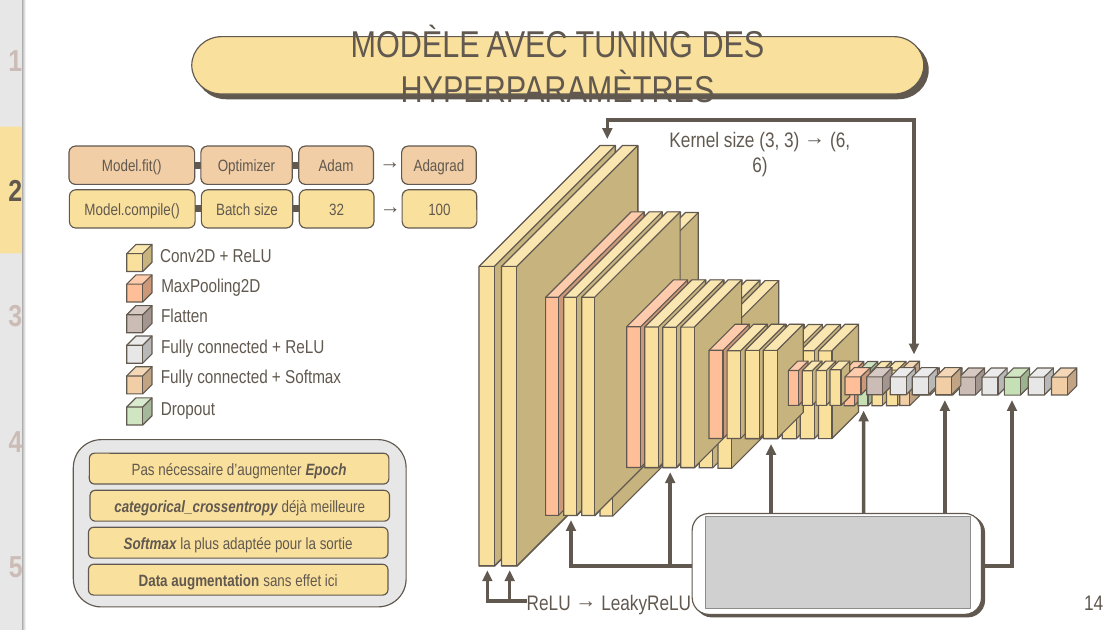
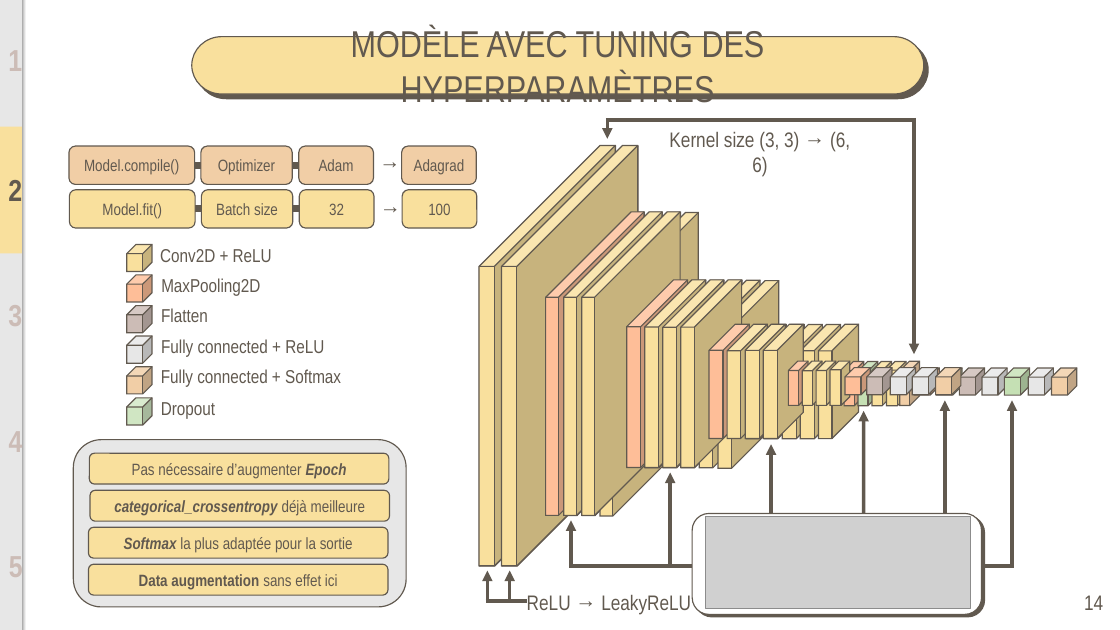
Before and after one commit to BiGHeaDMaX/Identifier-Races-Chiens-avec-TensorFlow, a slide deck: slide 14 of 05 - Présentation.pptx. Drawn at 1120x630 pixels with LibreOffice and Linux fonts; fonts in the diff are those of the drawing; grey boxes stand for pictures. Boxes give left, top, right and bottom in pixels: in the first picture for what was removed or moved away, otherwise in the second. Text is boxed around its words. In the diff, an @@ line names an element or a change of style, - is before the commit and + after.

```diff
--- a/05 - Présentation.pptx
+++ b/05 - Présentation.pptx
@@ text in rounded rectangle at box(84, 159, 179, 175): text changed @@
-Model.fit()
+Model.compile()
@@ text in rounded rectangle at box(102, 203, 162, 218): text changed @@
-Model.compile()
+Model.fit()
```
Also in this commit, not shown: 3 other slides changed.
